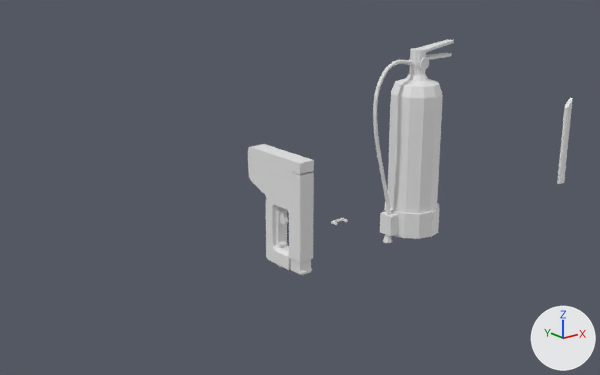
An edit to the Blender file Assets/Blender/Office Game Weapons.blend, drawn before and after from the same camera.
One viewpoint serves both versions: a camera (50 mm lens) standing at (-16.41, -10.75, 5.71) and looking at (-6.65, 1.45, 0.83). Lighting does not change. The marker at lower right points along +X, +Y and +Z.

In view in the first picture: 'Cube', 'Fire Extinguisher Nib', 'Fire Extinguisher Trigger', 'Fire Extinguisher Tube', 'Staple', 'Stapler Body'.
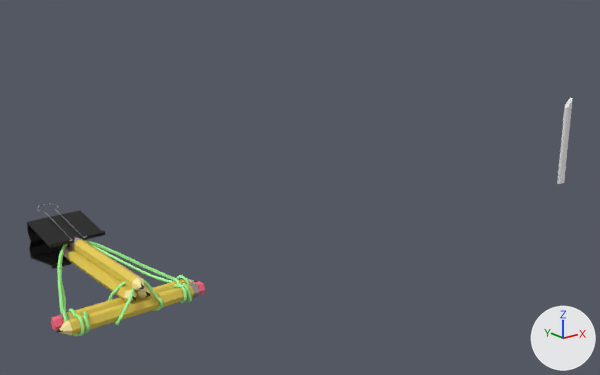
The change, as a diff of the scene's bpy script:
```diff
--- a/Assets/Blender/Office Game Weapons.blend.py
+++ b/Assets/Blender/Office Game Weapons.blend.py
@@ ob_crossbow @@
 ob_crossbow.location = (-11.0, 0.0, 0.0)
-ob_crossbow.hide_set(True)
@@ ob_torus_knot_2_x_2 @@
 ob_torus_knot_2_x_2.location = (-11.0, 0.0, 0.0)
-ob_torus_knot_2_x_2.hide_set(True)
@@ ob_pencil @@
 ob_pencil.location = (-11.0, 0.0, 0.0)
-ob_pencil.hide_set(True)
@@ ob_plane @@
 ob_plane.rotation_euler = (0.0, 1.571, 0.0)  # degrees (0, 90, 0)
-ob_plane.hide_set(True)
@@ ob_stapler_body @@
-ob_stapler_body = bpy.data.objects.new('Stapler Body', me_cube)
-ob_stapler_body.location = (-8.0, 0.44, 0.93)
@@ ob_staple @@
-ob_staple = bpy.data.objects.new('Staple', me_cube_004)
-ob_staple.location = (-7.47, -0.59, 0.89)
@@ ob_fire_extinguisher_tube @@
-ob_fire_extinguisher_tube = bpy.data.objects.new('Fire Extinguisher Tube', cu_béziercurve)
-ob_fire_extinguisher_tube.location = (-5.0, 0.0, 0.0)
-ob_fire_extinguisher_tube.scale = (0.5, 0.5, 0.5)
@@ ob_fire_extinguisher_nib @@
-ob_fire_extinguisher_nib = bpy.data.objects.new('Fire Extinguisher Nib', me_circle)
-ob_fire_extinguisher_nib.location = (-5.0, 0.0, 0.0)
-ob_fire_extinguisher_nib.scale = (0.5, 0.5, 0.5)
@@ ob_fire_extinguisher_trigger @@
-ob_fire_extinguisher_trigger = bpy.data.objects.new('Fire Extinguisher Trigger', me_cylinder_003)
-ob_fire_extinguisher_trigger.location = (-5.0, 0.0, 0.0)
-ob_fire_extinguisher_trigger.scale = (0.5, 0.5, 0.5)
```

Pixel boxes [x1, y1, x2, y2] of what changed, in the pictures (600 x 375 px):
'Fire Extinguisher Trigger', deleted: before [380, 40, 454, 239]
'Stapler Body', deleted: before [248, 144, 314, 275]
'Crossbow', shown (yellow): after [51, 247, 205, 335]
'Plane', shown (black): after [27, 203, 105, 269]
'Torus Knot 2 x 2', shown (green): after [57, 240, 192, 336]
'Pencil', shown (yellow): after [70, 236, 144, 291]
'Fire Extinguisher Tube', deleted: before [373, 60, 413, 215]
'Fire Extinguisher Nib', deleted: before [383, 235, 392, 243]
'Staple', deleted: before [331, 218, 348, 225]
